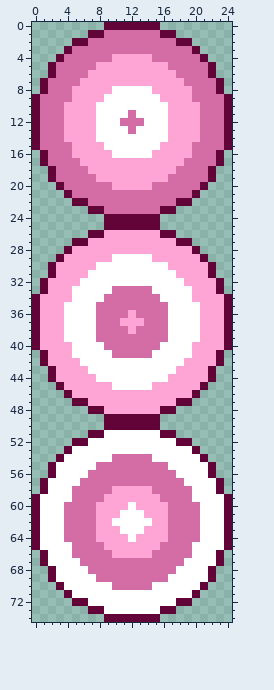
Two states of a sprite sheet, Projectiles/Challengers/LifeBombExplosion.png. Above: the version before the commit.
The file is 50x150 pixels, drawn in blocks of 2x2; one block is one cell here.
And afterwards:
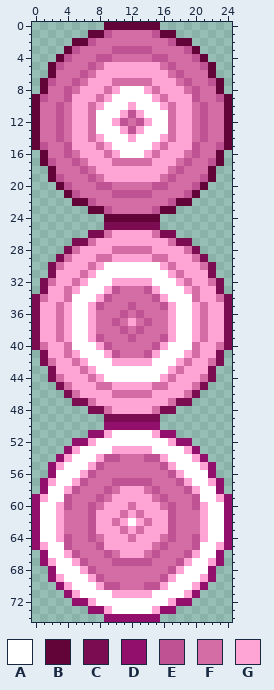
Palette (. is transparent): A #ffffff  B #630438  C #7c0c51  D #92106b  E #be5293  F #d46ca5  G #ffa5d6
Edits made:
Changed rows in their new state; - is an unchanged pixel.
first column x 0:
 1 ---------E-----E---------
 2 -------E---------E-------
 3 -----E----EEEEE----E-----
 4 ----E---EEFFFFFEE---E----
 5 ---E---EF-------FE---E---
 6 ------EF---------FE------
 7 --E--EF---FFFFF---FE--E--
 8 ----EF---FG---GF---FE----
 9 -E--E---FG-----GF---E--E-
10 ---EF--FG---G---GF--FE---
11 ---EF--F---GEG---F--FE---
12 ---EF--F--GE-EG--F--FE---
13 ---EF--F---GEG---F--FE---
14 ---EF--FG---G---GF--FE---
15 -E--E---FG-----GF---E--E-
16 ----EF---FG---GF---FE----
17 --E--EF---FFFFF---FE--E--
18 ------EF---------FE------
19 ---E---EF-------FE---E---
20 ----E---EEFFFFFEE---E----
21 -----E----EEEEE----E-----
22 -------E---------E-------
23 ---------E-----E---------
25 ---------CCCCCCC---------
26 -------CCF-----FCC-------
27 -----CCF---------FCC-----
28 ----CF----FFFFF----FC----
29 ---CF---FFGGGGGFF---FC---
30 --CF---FG-------GF---FC--
31 --C---FG---------GF---C--
32 -CF--FG---GGGGG---GF--FC-
33 -C--FG---GE---EG---GF--C-
34 CF--F---GE-----EG---F--FC
35 C--FG--GE---E---EG--GF--C
36 C--FG--G---EFE---G--GF--C
37 C--FG--G--EF-FE--G--GF--C
38 C--FG--G---EFE---G--GF--C
39 C--FG--GE---E---EG--GF--C
40 CF--F---GE-----EG---F--FC
41 -C--FG---GE---EG---GF--C-
42 -CF--FG---GGGGG---GF--FC-
43 --C---FG---------GF---C--
44 --CF---FG-------GF---FC--
45 ---CF---FFGGGGGFF---FC---
46 ----CF----FFFFF----FC----
47 -----CCF---------FCC-----
48 -------CCF-----FCC-------
49 ---------CCCCCCC---------
50 ---------DDDDDDD---------
51 -------DDG-----GDD-------
52 -----DDG---------GDD-----
53 ----DG----GGGGG----GD----
54 ---DG---GEE---EEG---GD---
55 --DG---GE-------EG---GD--
56 --D---GE---------EG---D--
57 -DG--GE---EEEEE---EG--GD-
58 -D--GE---EF---FE---EG--D-
59 DG--E---EF-----FE---E--GD
60 D--GE--EF---F---FE--EG--D
61 D--G---E---FGF---E---G--D
62 D--G---E--FG-GF--E---G--D
63 D--G---E---FGF---E---G--D
64 D--GE--EF---F---FE--EG--D
65 DG--E---E------FE---E--GD
66 -D--GE---EF---FE---EG--D-
67 -DG--GE---EEEEE---EG--GD-
68 --D---GE---------EG---D--
69 --DG---GE-------EG---GD--
70 ---DG---GEE---EEG---GD---
71 ----DG----GGGGG----GD----
72 -----DDG---------GDD-----
73 -------DDG-----GDD-------
74 ---------DDDDDDD---------
Pixel boxes of the changes (left, top, right, bottom) in both pictures:
changed: (32, 30, 232, 622)
